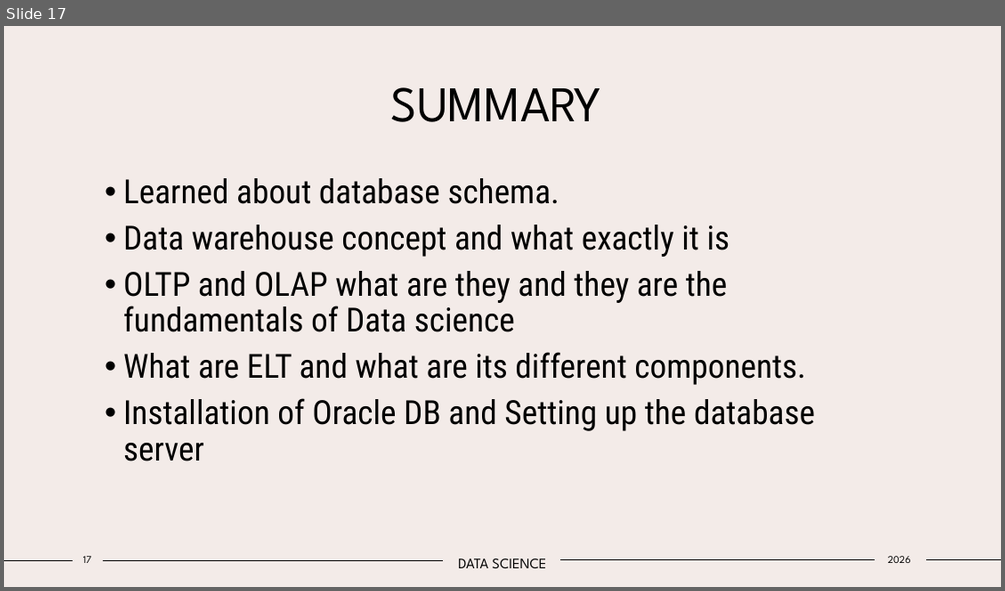
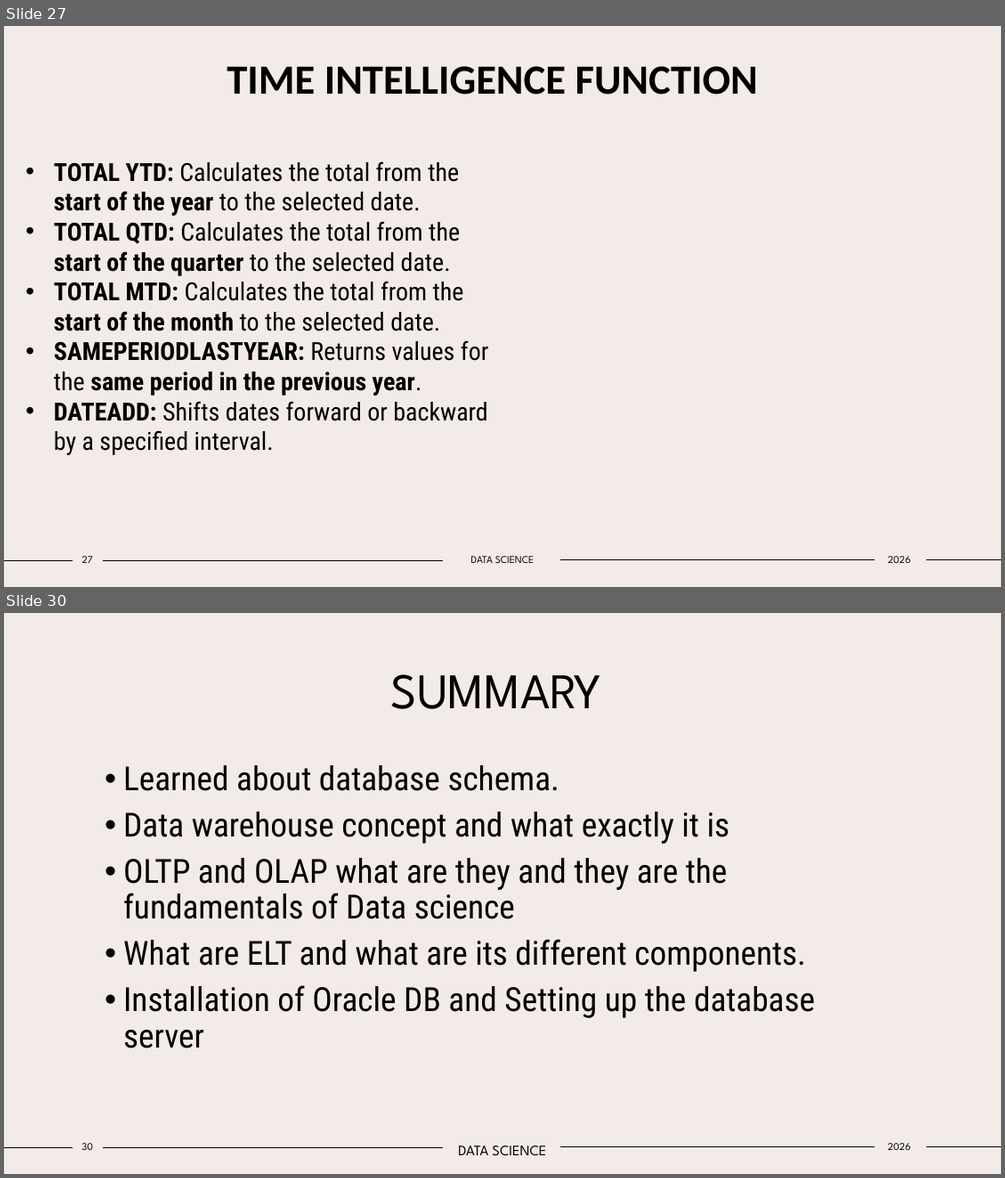
Before and after one commit to Tejas-Santosh-Nalawade/Data-Science-Internship, a slide deck: PPT/POWER_BI.pptx. Shown one above the other, each under a label of ours: slide 17 before the commit, slides 27 and 30 after it; the slides between them are not shown. The pictures are 1005x591 and 1005x1178 pixels, drawn with LibreOffice and Linux fonts; fonts in the diff are those of the drawing. Boxes give left, top, right and bottom in pixels: in the first picture for what was removed or moved away, otherwise in the second. Text is boxed around its words. In the diff, an @@ line names an element or a change of style, - is before the commit and + after.

Commit message:
Week 2 AND Week 3 work Data Modeling and DAX and Power BI

```diff
--- a/PPT/POWER_BI.pptx
+++ b/PPT/POWER_BI.pptx
@@ slide 27 added at (x1=4, y1=26, x2=1001, y2=587), background #F3EBE8; not listed: 4 template elements that a slide beside it also shows @@
@@ title added at (x1=226, y1=66, x2=758, y2=95), 40 pt, text #000000, bold @@
+TIME INTELLIGENCE FUNCTION
@@ text added at (x1=54, y1=161, x2=488, y2=455), 24 pt, text #000000 @@
+• TOTAL YTD: Calculates the total from the start of the year to the selected date.
+• TOTAL QTD: Calculates the total from the start of the quarter to the selected date.
+• TOTAL MTD: Calculates the total from the start of the month to the selected date.
+• SAMEPERIODLASTYEAR: Returns values for the same period in the previous year.
+• DATEADD: Shifts dates forward or backward by a specified interval.
@@ page number added at (x1=82, y1=556, x2=93, y2=563), 10 pt, text #000000 @@
+27
@@ text added at (x1=471, y1=556, x2=534, y2=563), 10 pt, text #000000 @@
+DATA SCIENCE
@@ text added at (x1=888, y1=556, x2=911, y2=563), 10 pt, text #000000 @@
+2026
@@ what was slide 17 is now slide 30 @@
@@ page number at (x1=81, y1=1143, x2=93, y2=1150): text changed @@
-17
+30
```
Also in this commit, not shown: 2 slides changed, 12 other slides added, 10 other files.
